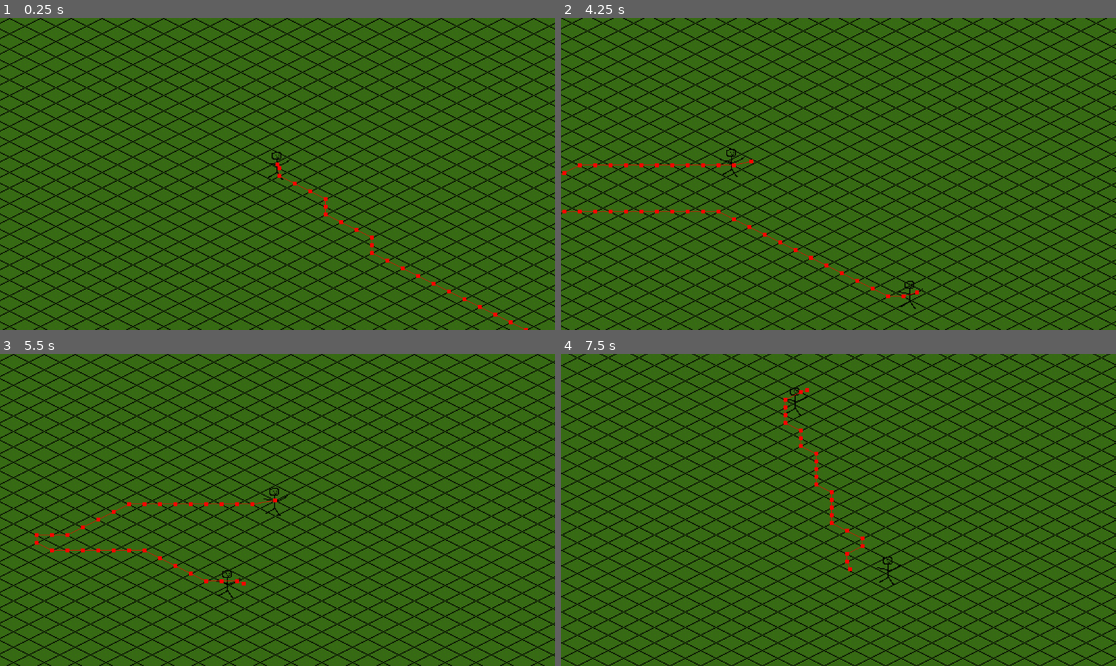
Above: before the commit, frames 1-4 (two rows, left to right).
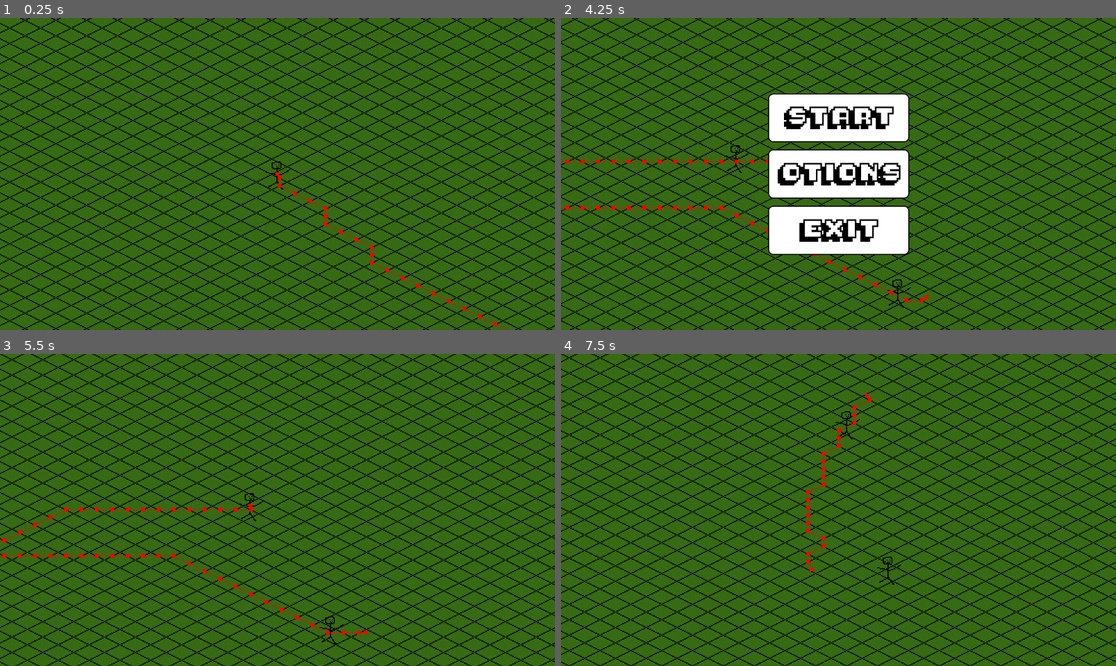
Above: after the commit, the same moments.

Repository: makoslecso2004/Gameszko
Game: Godot game, scene res://Scenes/Test.tscn
Same seed, same stepped clock (60 frames per second), same inputs: the game is played once before the commit and once after it.
Inputs (mouse positions are in pixels of both pictures, inside the frame that each line leads up to):
- Up to frame 1 (0.25 s): no input
- Up to frame 2 (4.25 s): hold Right (ui_right) 0.53-1.28 s; hold Down (ui_down) 1.28-2.03 s; hold Right (ui_right) 2.03-2.78 s; hold Up (ui_up) 2.78-3.53 s; hold Left (ui_left) from 3.53 s (still down); tap Escape (ui_cancel) at 4.15 s
- Up to frame 3 (5.5 s): release Left (ui_left) at 4.25 s; click (277, 510) at 4.25 s, where only the run after the commit has a clickable "OTIONS"; click (277, 453) at 5 s, where only the run after the commit has a clickable "START"
- Up to frame 4 (7.5 s): hold Left (ui_left) 5.78-6.53 s; hold Down (ui_down) 6.53-7.28 s; hold Right (ui_right) from 7.28 s (still down)

The runs differ from the first frame. In frame 1, 28% of the frame differs, in the area x 0-100%, y 0-100%; in frame 2, 39%; in frame 3, 31%; in frame 4, 30%.

Commit message:
Menu added

Diff:
--- /dev/null
+++ b/Menu/MenuRoot.gd
@@ -0,0 +1,26 @@
+extends Control
+
+func  _ready():
+	hide()
+	get_tree().paused = false
+
+func _input(event):
+	if event.is_action_pressed("ui_cancel"):
+		if !get_tree().paused:
+			get_tree().paused = true
+			show()
+		else:
+			get_tree().paused = false
+			hide()
+
+func _on_start_pressed():
+	get_tree().paused = false
+	hide()
+
+
+func _on_options_pressed():
+	pass # Replace with options menu scene transition
+
+
+func _on_exit_pressed():
+	get_tree().quit()
--- /dev/null
+++ b/Menu/MenuRoot.tscn
@@ -0,0 +1,117 @@
+[gd_scene load_steps=7 format=3 uid="uid://cpj8k5pao4jbf"]
+
+[ext_resource type="Script" path="res://Menu/MenuRoot.gd" id="1_cyam4"]
+[ext_resource type="FontFile" uid="uid://bwlajpl0ipkmy" path="res://Fonts/Pixelmania.ttf" id="1_qbhax"]
+
+[sub_resource type="StyleBoxFlat" id="StyleBoxFlat_s1cs1"]
+bg_color = Color(1, 1, 1, 1)
+border_width_left = 2
+border_width_top = 2
+border_width_right = 2
+border_width_bottom = 2
+border_color = Color(0, 0, 0, 1)
+corner_radius_top_left = 10
+corner_radius_top_right = 10
+corner_radius_bottom_right = 10
+corner_radius_bottom_left = 10
+
+[sub_resource type="StyleBoxFlat" id="StyleBoxFlat_vxd26"]
+bg_color = Color(0.201527, 0.201527, 0.201526, 1)
+border_width_left = 2
+border_width_top = 2
+border_width_right = 2
+border_width_bottom = 2
+border_color = Color(0.607843, 0.607843, 0.607843, 1)
+corner_radius_top_left = 10
+corner_radius_top_right = 10
+corner_radius_bottom_right = 10
+corner_radius_bottom_left = 10
+
+[sub_resource type="StyleBoxFlat" id="StyleBoxFlat_ur1a4"]
+bg_color = Color(0.0885599, 0.0885599, 0.0885599, 1)
+border_width_left = 4
+border_width_top = 4
+border_width_right = 4
+border_width_bottom = 4
+border_color = Color(0.607843, 0.607843, 0.607843, 1)
+corner_radius_top_left = 10
+corner_radius_top_right = 10
+corner_radius_bottom_right = 10
+corner_radius_bottom_left = 10
+
+[sub_resource type="StyleBoxEmpty" id="StyleBoxEmpty_xq3qo"]
+
+[node name="MenuRoot" type="Control"]
+process_mode = 3
+layout_mode = 3
+anchors_preset = 15
+anchor_right = 1.0
+anchor_bottom = 1.0
+grow_horizontal = 2
+grow_vertical = 2
+script = ExtResource("1_cyam4")
+
+[node name="VBoxContainer" type="VBoxContainer" parent="."]
+layout_mode = 1
+anchors_preset = 8
+anchor_left = 0.5
+anchor_top = 0.5
+anchor_right = 0.5
+anchor_bottom = 0.5
+offset_left = -146.5
+offset_top = -167.5
+offset_right = 146.5
+offset_bottom = 167.5
+grow_horizontal = 2
+grow_vertical = 2
+theme_override_constants/separation = 15
+
+[node name="Start" type="Button" parent="VBoxContainer"]
+layout_mode = 2
+size_flags_vertical = 3
+theme_override_colors/font_color = Color(0, 0, 0, 1)
+theme_override_colors/font_pressed_color = Color(0.607843, 0.607843, 0.607843, 1)
+theme_override_colors/font_hover_color = Color(0.60933, 0.60933, 0.60933, 1)
+theme_override_colors/font_focus_color = Color(0, 0, 0, 1)
+theme_override_fonts/font = ExtResource("1_qbhax")
+theme_override_font_sizes/font_size = 30
+theme_override_styles/normal = SubResource("StyleBoxFlat_s1cs1")
+theme_override_styles/hover = SubResource("StyleBoxFlat_vxd26")
+theme_override_styles/pressed = SubResource("StyleBoxFlat_ur1a4")
+theme_override_styles/focus = SubResource("StyleBoxEmpty_xq3qo")
+text = "START
+"
+
+[node name="Options" type="Button" parent="VBoxContainer"]
+layout_mode = 2
+size_flags_vertical = 3
+theme_override_colors/font_color = Color(0, 0, 0, 1)
+theme_override_colors/font_pressed_color = Color(0.607843, 0.607843, 0.607843, 1)
+theme_override_colors/font_hover_color = Color(0.60933, 0.60933, 0.60933, 1)
+theme_override_colors/font_focus_color = Color(0, 0, 0, 1)
+theme_override_fonts/font = ExtResource("1_qbhax")
+theme_override_font_sizes/font_size = 30
+theme_override_styles/normal = SubResource("StyleBoxFlat_s1cs1")
+theme_override_styles/hover = SubResource("StyleBoxFlat_vxd26")
+theme_override_styles/pressed = SubResource("StyleBoxFlat_ur1a4")
+theme_override_styles/focus = SubResource("StyleBoxEmpty_xq3qo")
+text = "OTIONS"
+
+[node name="Exit" type="Button" parent="VBoxContainer"]
+layout_mode = 2
+size_flags_vertical = 3
+theme_override_colors/font_color = Color(0, 0, 0, 1)
+theme_override_colors/font_pressed_color = Color(0.607843, 0.607843, 0.607843, 1)
+theme_override_colors/font_hover_color = Color(0.60933, 0.60933, 0.60933, 1)
+theme_override_colors/font_focus_color = Color(0, 0, 0, 1)
+theme_override_fonts/font = ExtResource("1_qbhax")
+theme_override_font_sizes/font_size = 30
+theme_override_styles/normal = SubResource("StyleBoxFlat_s1cs1")
+theme_override_styles/hover = SubResource("StyleBoxFlat_vxd26")
+theme_override_styles/pressed = SubResource("StyleBoxFlat_ur1a4")
+theme_override_styles/focus = SubResource("StyleBoxEmpty_xq3qo")
+text = "EXIT"
+
+[connection signal="pressed" from="VBoxContainer/Start" to="." method="_on_start_pressed"]
+[connection signal="pressed" from="VBoxContainer/Options" to="." method="_on_options_pressed"]
+[connection signal="pressed" from="VBoxContainer/Exit" to="." method="_on_exit_pressed"]
--- a/Rooms/test_exit.tscn
+++ b/Rooms/test_exit.tscn
@@ -18,6 +18,8 @@
 texture = ExtResource("1_yahne")
 texture_region_size = Vector2i(32, 32)
 0:0/0 = 0
+0:0/0/physics_layer_0/linear_velocity = Vector2(0, 0)
+0:0/0/physics_layer_0/angular_velocity = 0.0
 0:0/0/navigation_layer_0/polygon = SubResource("NavigationPolygon_y00p8")
 
 [sub_resource type="NavigationPolygon" id="NavigationPolygon_t8v73"]
@@ -27,6 +29,8 @@
 texture = ExtResource("2_a3wwv")
 texture_region_size = Vector2i(32, 32)
 0:0/0 = 0
+0:0/0/physics_layer_0/linear_velocity = Vector2(0, 0)
+0:0/0/physics_layer_0/angular_velocity = 0.0
 0:0/0/physics_layer_0/polygon_0/points = PackedVector2Array(-16, -16, 16, -16, 16, 16, -16, 16)
 0:0/0/navigation_layer_0/polygon = SubResource("NavigationPolygon_t8v73")
 
@@ -34,6 +38,7 @@
 vertices = PackedVector2Array(16, 0, 0, 8, -16, 0, 0, -8)
 polygons = Array[PackedInt32Array]([PackedInt32Array(0, 1, 2, 3)])
 outlines = Array[PackedVector2Array]([PackedVector2Array(-16, 0, 0, -8, 16, 0, 0, 8)])
+source_geometry_group_name = &"navigation_polygon_source_group"
 agent_radius = 0.0
 
 [sub_resource type="TileSetAtlasSource" id="TileSetAtlasSource_bh61p"]
@@ -41,6 +46,8 @@
 texture_region_size = Vector2i(32, 32)
 0:0/0 = 0
 0:0/0/texture_origin = Vector2i(0, -8)
+0:0/0/physics_layer_0/linear_velocity = Vector2(0, 0)
+0:0/0/physics_layer_0/angular_velocity = 0.0
 0:0/0/navigation_layer_0/polygon = SubResource("NavigationPolygon_bc617")
 
 [sub_resource type="TileSet" id="TileSet_m724c"]
--- a/Scenes/Test.tscn
+++ b/Scenes/Test.tscn
@@ -1,7 +1,8 @@
-[gd_scene load_steps=5 format=3 uid="uid://c1x571w4q3l61"]
+[gd_scene load_steps=6 format=3 uid="uid://c1x571w4q3l61"]
 
 [ext_resource type="PackedScene" uid="uid://csvfcf3i2uy6l" path="res://Entities/Caracter.tscn" id="1_0hvu8"]
 [ext_resource type="PackedScene" uid="uid://bbjtesulnk0r1" path="res://Rooms/test_exit.tscn" id="1_giu6k"]
+[ext_resource type="PackedScene" uid="uid://cpj8k5pao4jbf" path="res://Menu/MenuRoot.tscn" id="1_ub0fu"]
 [ext_resource type="PackedScene" uid="uid://c62gp0au2qal5" path="res://Entities/Test_Enemy.tscn" id="2_4w5aw"]
 [ext_resource type="PackedScene" uid="uid://dkrtihs7xl78a" path="res://Rooms/test_room.tscn" id="3_8x3kw"]
 
@@ -19,9 +20,9 @@
 
 [node name="Camera2D" type="Camera2D" parent="Caracter"]
 zoom = Vector2(2, 2)
-limit_left = 0
-limit_top = 0
-limit_right = 1536
-limit_bottom = 928
 position_smoothing_enabled = true
 position_smoothing_speed = 3.0
+
+[node name="Menu" type="CanvasLayer" parent="."]
+
+[node name="MenuRoot" parent="Menu" instance=ExtResource("1_ub0fu")]
Not shown: 1 places in Entities/Caracter.tscn that only renumber resources
Binary file added: Fonts/Pixelmania.ttf
Not shown, added: Fonts/Pixelmania.ttf.import
Not shown: 1 places in Rooms/test_exit.tscn that only renumber resources
